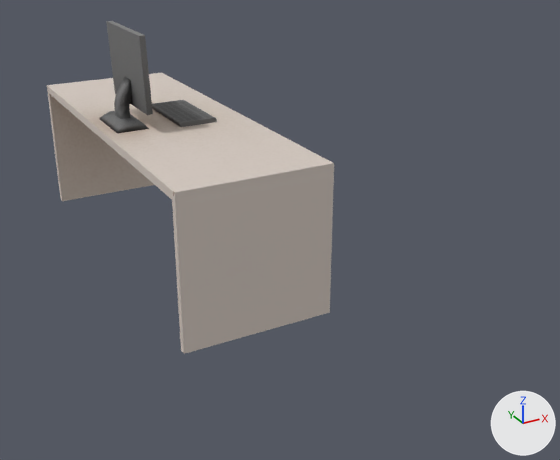
What one commit did to the OBJ model src/assets/desk/mesh_desk.obj.
One viewpoint serves both versions: a 50 mm camera at (-3.88, -10.35, 7.04) aimed at (2.94, 2.04, 0.84). The lights are fixed; the arrows at lower right show +X, +Y and +Z. Where no turn or scale is listed for an object, it has been applied to the vertices.

In view in the first picture: 'Cube', 'Cube.034_Cube.007'.
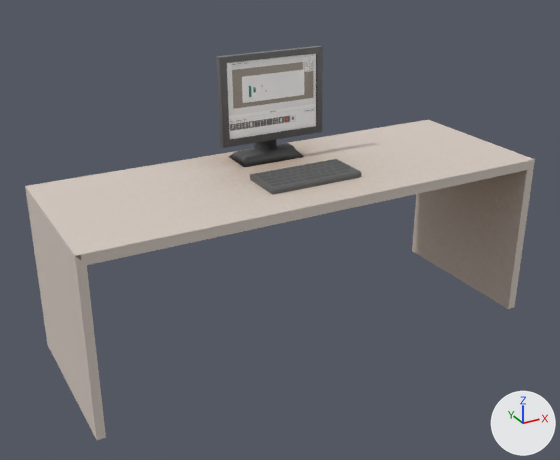
Location of each change, (x1, y1, x2, y2) in pixels of the pictures (560 x 460 px):
'Cube.034_Cube.007', reshaped (77% wider, 18% taller): before (47, 21, 334, 354); after (25, 46, 535, 440)
'Cube.001', added: after (229, 140, 362, 195)
'Cube', deleted: before (99, 77, 217, 133)

The change, as a list of edits to the scene's bpy script:
```text
Change me_cube_034_cube_007:
    where me_cube_034_cube_007.from_pydata(...)  # 52 vertices, 48 faces; spans x 0.01..2.86, y 0.02..8.02, z -0.01..4.67
    used by ob_cube_034_cube_007; location = (0.0, 0.0, 0.0)
    me_cube_034_cube_007 part 1: the whole mesh is multiplied about its middle by the matrix ((0.0, 0.98, 0.0), (-1.0, 0.0, 0.0), (0.0, 0.0, 1.0)), then moved by (0.59, -4.05, 0.0)
Add me_cube_001:
    me_cube_001.from_pydata(...)  # 60 vertices, 55 faces; spans x 1.27..2.87, y -0.77..1.18, z 2.83..3.75
    me_cube_001.materials.append(mat_material_003)  # picture img_tex_desk_keyboard_png
Remove ob_cube:
    ob_cube = bpy.data.objects.new('Cube', me_cube)
    ob_cube.location = (0.0, 0.0, 0.0)
Add ob_cube_001:
    ob_cube_001 = bpy.data.objects.new('Cube.001', me_cube_001)
    ob_cube_001.location = (0.0, 0.0, 0.0)
```
